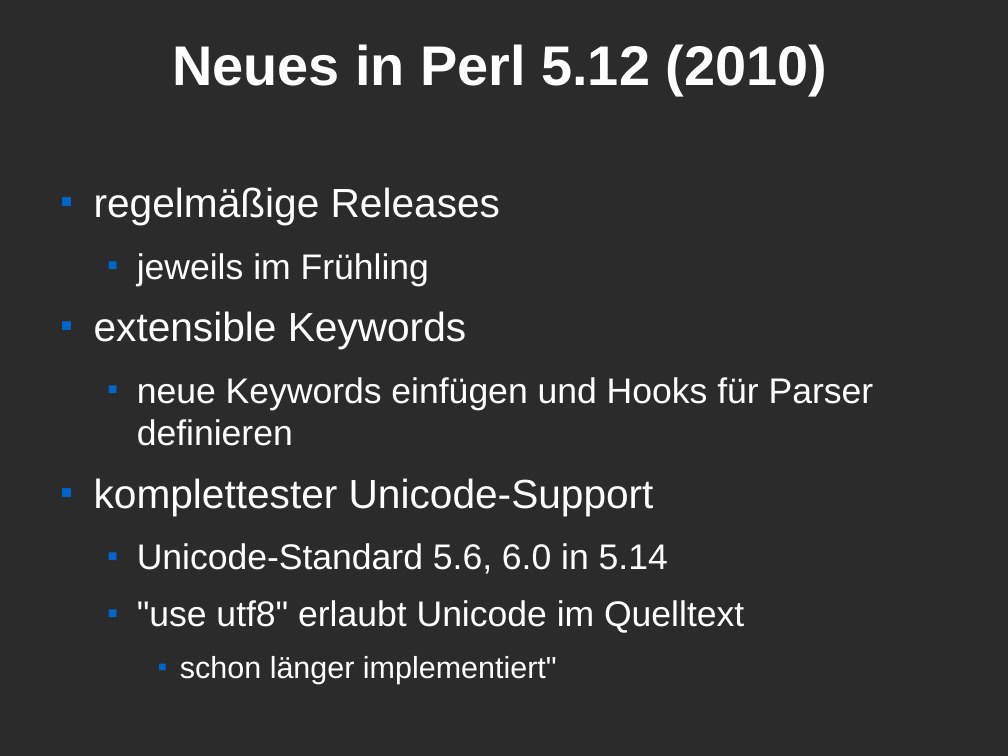
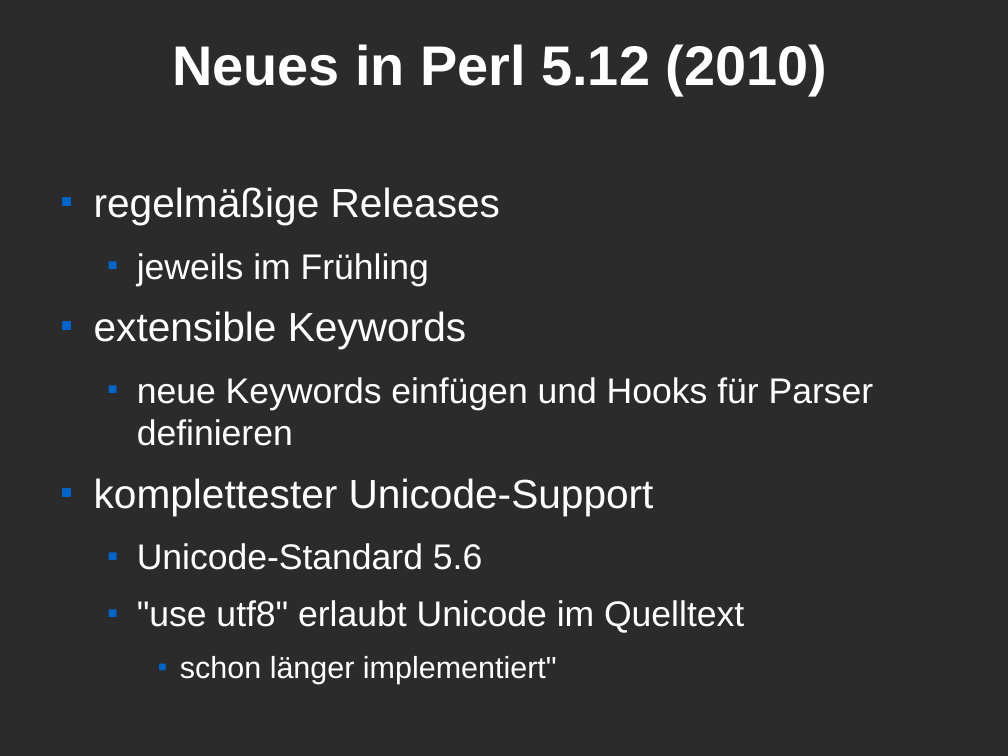
Before and after one commit to Caldrin/Vortrag_CLT, a slide deck: slide 8 of Modern Perl.odp (slide 7 before the commit). Drawn at 1008x756 pixels with LibreOffice and Linux fonts; fonts in the diff are those of the drawing; background and template pictures are left out; a plain dark background stands for a picture behind light text. Boxes give left, top, right and bottom in pixels: in the first picture for what was removed or moved away, otherwise in the second. Text is boxed around its words. In the diff, an @@ line names an element or a change of style, - is before the commit and + after.

```diff
--- a/Modern Perl.odp
+++ b/Modern Perl.odp
@@ text at box(137, 543, 482, 570): text changed @@
-  ■ Unicode-Standard 5.6, 6.0 in 5.14
+  ■ Unicode-Standard 5.6
```
Also in this commit, not shown: 3 other slides changed, 2 slides added, 1 slide removed.
